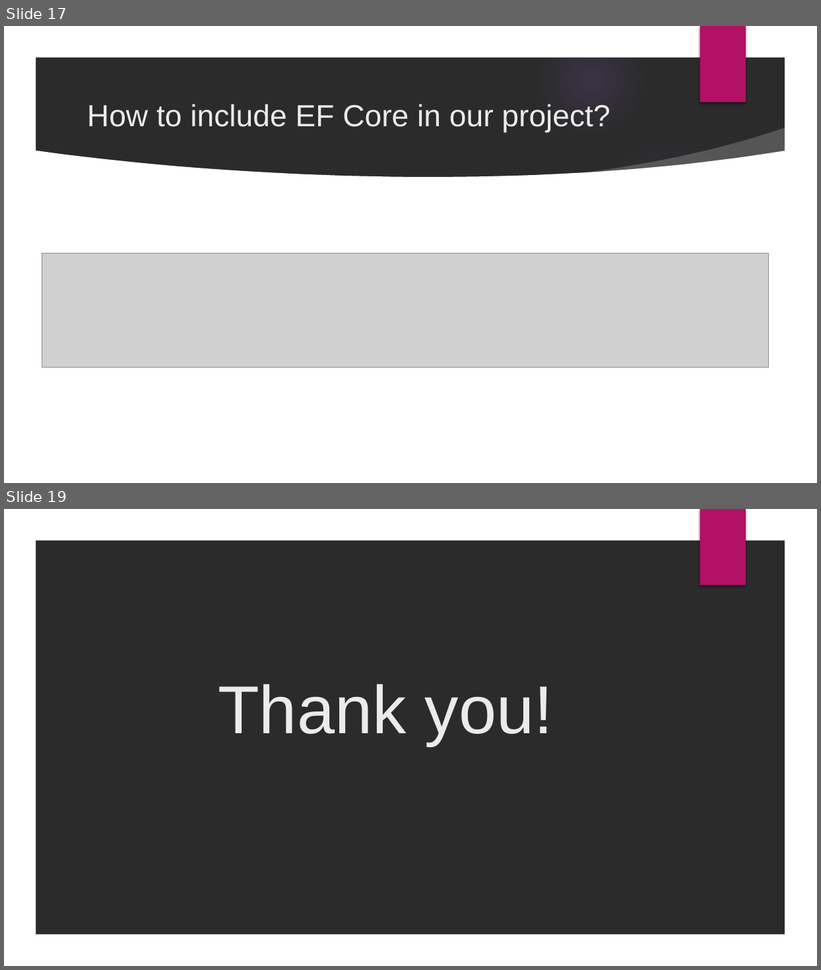
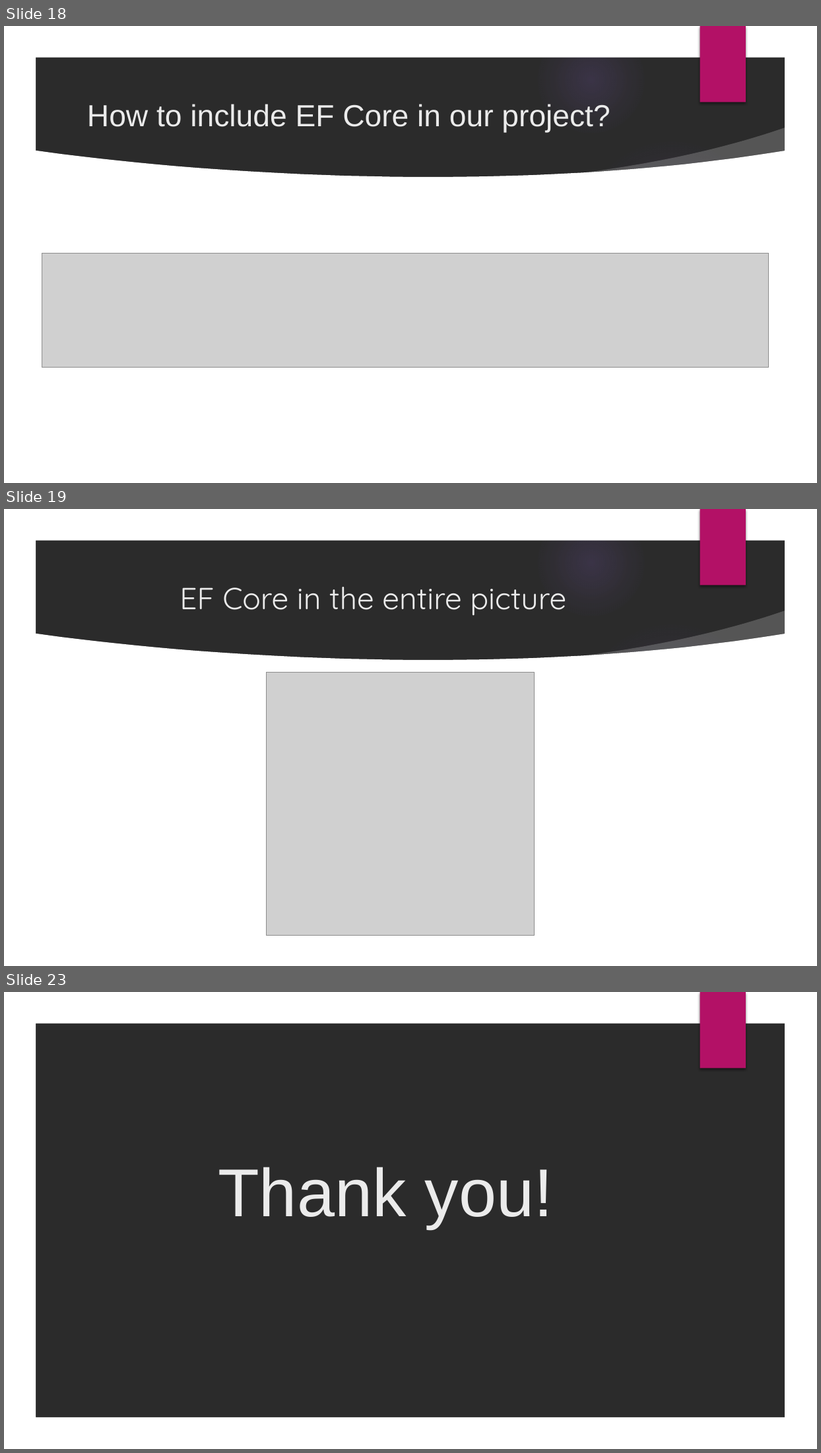
Before and after one commit to velizar92/TSK_Presentations, a slide deck: Databases_and_EntityFrameworkCore.pptx. Shown one above the other, each under a label of ours: slides 17 and 19 before the commit, slides 18, 19 and 23 after it; the slides between them are not shown. The pictures are 821x970 and 821x1453 pixels, drawn with LibreOffice and Linux fonts; fonts in the diff are those of the drawing; grey boxes stand for pictures; background and template pictures are left out; a plain dark background stands for a picture behind light text. Boxes give left, top, right and bottom in pixels: in the first picture for what was removed or moved away, otherwise in the second. Text is boxed around its words. In the diff, an @@ line names an element or a change of style, - is before the commit and + after.

```diff
--- a/Databases_and_EntityFrameworkCore.pptx
+++ b/Databases_and_EntityFrameworkCore.pptx
@@ slide 19 added at box(4, 509, 817, 966), background picture (left out); not listed: 9 template elements that a slide beside it also shows @@
@@ title added at box(180, 587, 566, 615), 36 pt, text #EBEBEB @@
+EF Core in the entire picture
@@ picture added at box(267, 673, 535, 936) @@
@@ what was slide 17 is now slide 18 @@
@@ what was slide 19 is now slide 23 @@
```
Also in this commit, not shown: 2 slides changed, 3 other slides added.
